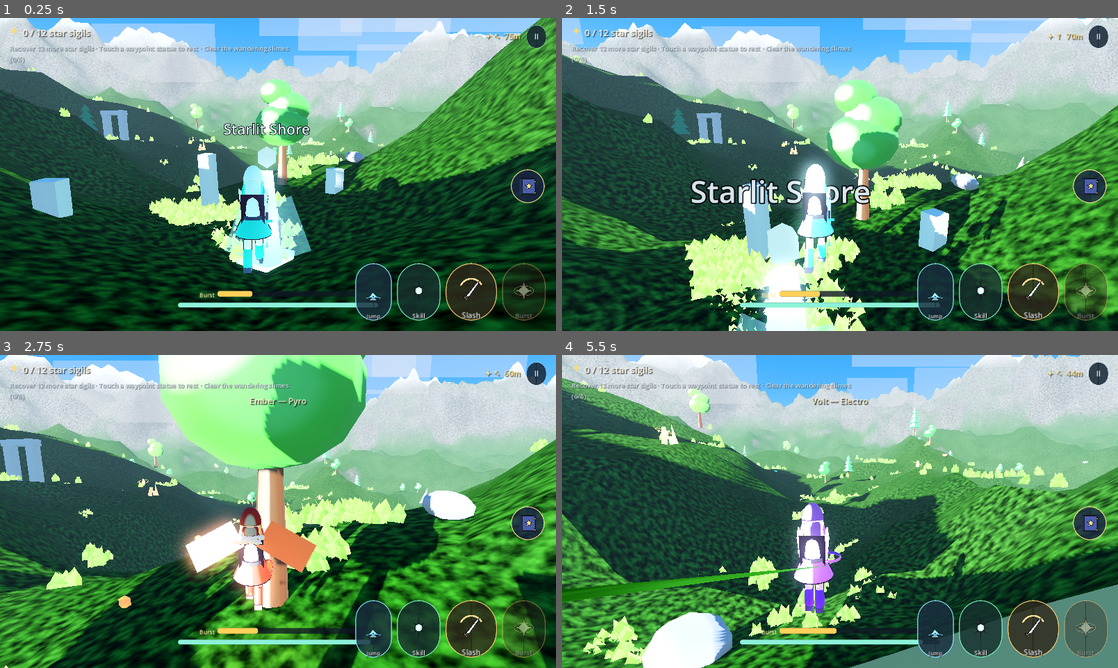
Above: before the commit, frames 1-4 (two rows, left to right).
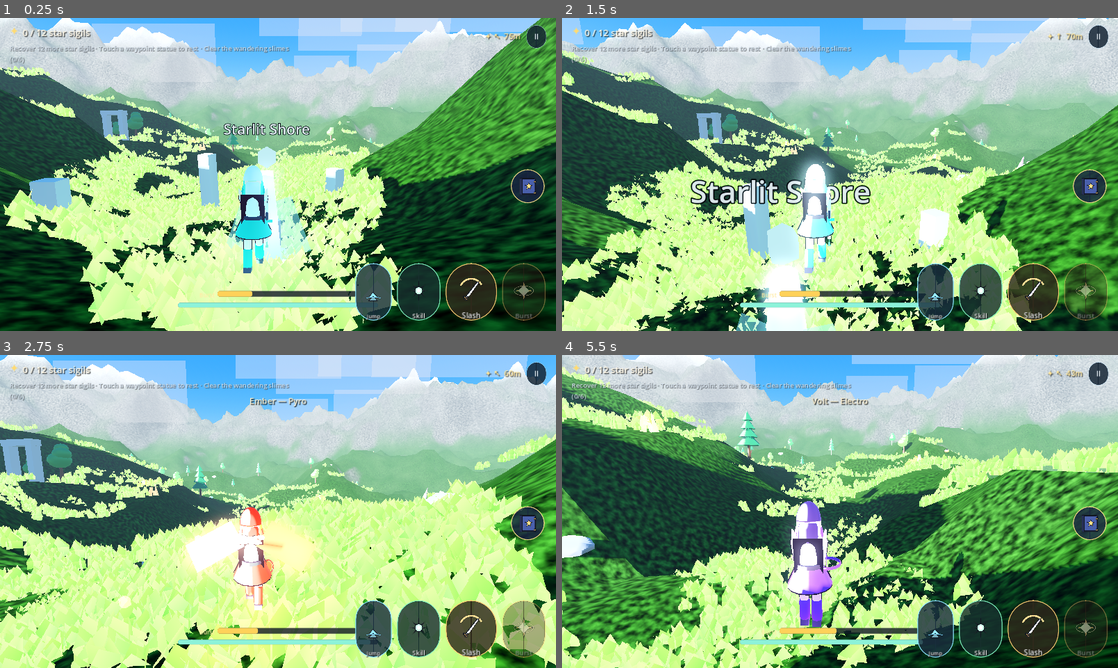
Above: after the commit, the same moments.

Repository: Endiq-jar/LastStar
Game: Godot game, scene res://scenes/world.tscn
Two runs of this game, one before a commit and one after it. Both use one fixed random seed, a clock stepped at 60 frames per second and the inputs below.
Inputs (mouse positions are in pixels of both pictures, inside the frame that each line leads up to):
- Up to frame 1 (0.25 s): no input
- Up to frame 2 (1.5 s): move the mouse to (867, 174) at 0.52 s; press the mouse at (867, 174) at 0.53 s; hold W (move_forward) from 0.53 s (still down); tap Space (jump) at 0.77, 1.07 s; move the mouse to (812, 174) at 1.27 s; release the mouse at (812, 174) at 1.28 s; tap Q (burst) at 1.35 s
- Up to frame 3 (2.75 s): keep holding W (move_forward); tap Space (jump) at 1.52, 1.82 s; move the mouse to (289, 505) at 2.02 s; hold T (party_next) from 2.03 s (still down)
- Up to frame 4 (5.5 s): keep holding W (move_forward); move the mouse to (834, 517) at 2.77 s; release T (party_next) at 2.78 s; tap Shift (sprint) at 2.85 s; click (834, 517) at 2.92 s; tap Space (jump) at 3.02, 3.32, 3.77, 4.07, 4.52, 4.82 s; move the mouse to (878, 514) at 3.52 s; press the mouse at (878, 514) at 3.53 s; move the mouse to (795, 508) at 4.27 s; release the mouse at (795, 508) at 4.28 s; tap Q (burst) at 4.35 s; move the mouse to (845, 511) at 5.02 s; hold T (party_next) from 5.03 s (still down); click (845, 511) at 5.17 s

The runs differ from the first frame. In frame 1, 26% of the frame differs, in the area x 0-73%, y 15-100%; in frame 2, 26%; in frame 3, 56%, in the area x 0-100%, y 0-100%; in frame 4, 47%.

Commit message:
fix: get_slope_at returned metres, not a gradient
It computed the height difference across a 3 m sample but never divided by the
3 m, so it reported metres of rise while every caller compared it to ~0.52
meaning '52% grade'. The mismatch rejected 94% of the map: the grass field
managed 4,361 blades instead of ~78,000, and trees/flowers/rocks were excluded
from all but the flattest ground. The probe now fails if the meadow drops below
20,000 blades.

Co-authored-by: arena-agent <297053741+arena-agent@users.noreply.github.com>

Diff:
--- a/scripts/terrain_generator.gd
+++ b/scripts/terrain_generator.gd
@@ -87,10 +87,18 @@
 	return h + SEA_LEVEL + 12.0
 
 
+## Steepness at a point, as a true gradient: metres of rise per metre of run.
+##
+## This used to return the raw height difference across a 3 m sample without
+## dividing by the distance, so it reported metres rather than a ratio. Every
+## caller compares it against a value like 0.52 meaning "52% grade", so the
+## units mismatch rejected ~94% of the whole map: the grass carpet came out at
+## 5% of its intended density and trees avoided perfectly flat meadows.
 func get_slope_at(x: float, z: float) -> float:
+	const SAMPLE := 3.0
 	var dx := get_height_at(x + 1.5, z) - get_height_at(x - 1.5, z)
 	var dz := get_height_at(x, z + 1.5) - get_height_at(x, z - 1.5)
-	return sqrt(dx * dx + dz * dz)
+	return sqrt(dx * dx + dz * dz) / SAMPLE
 
 
 func is_underwater(x: float, z: float) -> bool:
--- a/tests/render_probe.gd
+++ b/tests/render_probe.gd
@@ -170,6 +170,10 @@
 		_log("INFO", "grass chunks populated=%d/%d, largest=%d" % [
 			populated, chunks, nearest])
 		_log("INFO", "grass diagnostics: %s" % str(grass.call("diagnostics")))
+		# Density gate: the meadow must actually be a meadow. A slope/height
+		# bug once cut this to 5% of intent and nothing noticed.
+		if blades < 20000:
+			_log("FAIL", "grass is far too sparse (%d blades, expected >20000)" % blades)
 
 	# --- spellbook / spell wheel -------------------------------------------
 	var w: Wander = Game.wander
